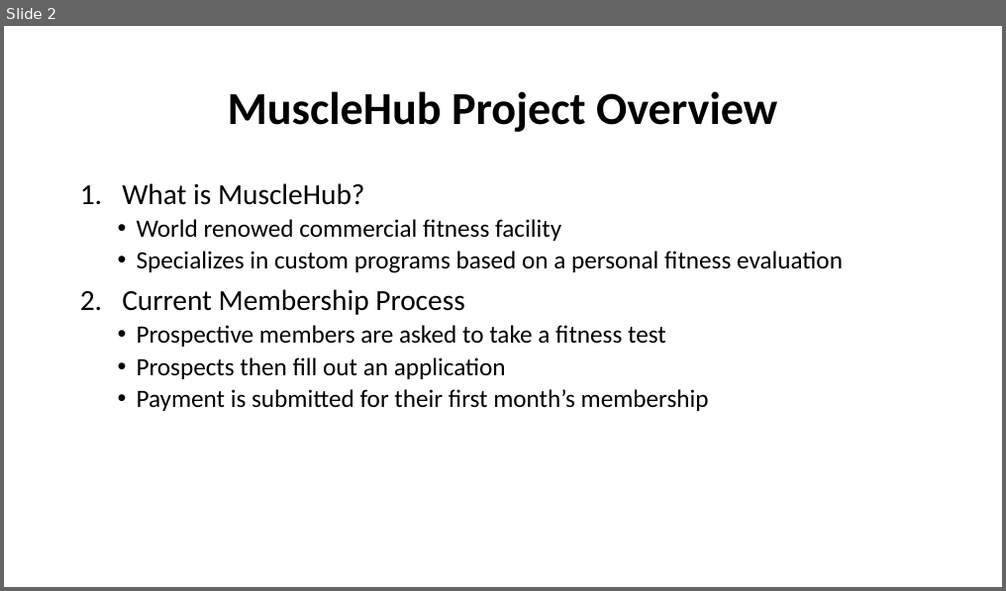
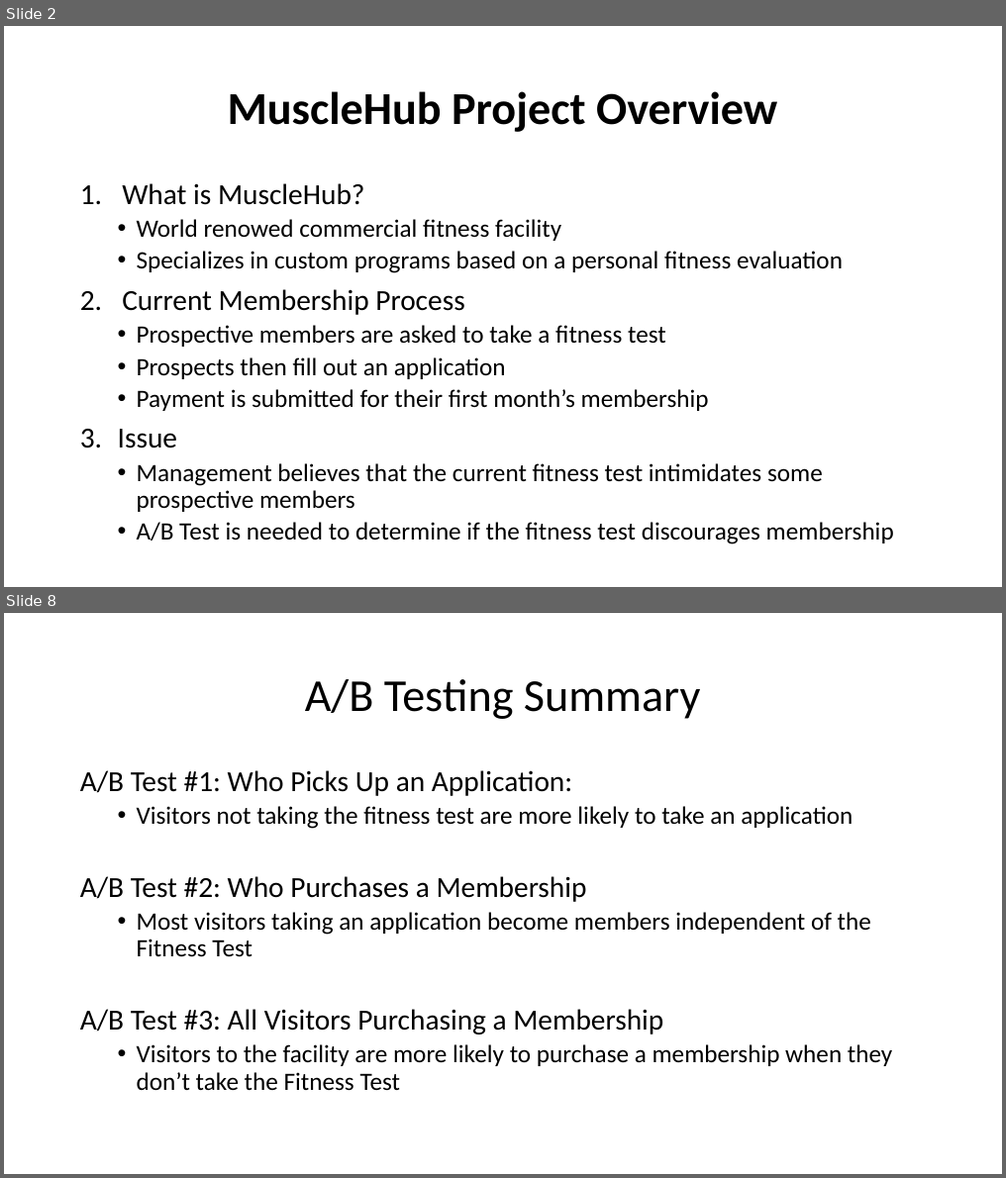
Before and after one commit to MJB4IT/Capstone-Project, a slide deck: Capstone Option 1 .pptx. Shown one above the other, each under a label of ours: slide 2 before the commit, slides 2 and 8 after it; the slides between them are not shown. The pictures are 1006x591 and 1006x1178 pixels, drawn with LibreOffice and Linux fonts; fonts in the diff are those of the drawing. Boxes give left, top, right and bottom in pixels: in the first picture for what was removed or moved away, otherwise in the second. Text is boxed around its words. In the diff, an @@ line names an element or a change of style, - is before the commit and + after.

```diff
--- a/Capstone Option 1 .pptx
+++ b/Capstone Option 1 .pptx
@@ slide 8 added at (4, 613, 1002, 1174), background #FFFFFF @@
@@ title added at (305, 679, 700, 719), 44 pt, text #000000 @@
+A/B Testing Summary
@@ text added at (80, 770, 892, 1091), 24 pt, text #000000 @@
+A/B Test #1: Who Picks Up an Application:
+  • Visitors not taking the fitness test are more likely to take an application
+A/B Test #2: Who Purchases a Membership
+  • Most visitors taking an application become members independent of the Fitness Test
+A/B Test #3: All Visitors Purchasing a Membership
+  • Visitors to the facility are more likely to purchase a membership when they don’t take the Fitness Test
@@ slide 2 changed as well @@
@@ text at (118, 429, 894, 545): paragraphs added @@
+3. Issue
+  • Management believes that the current fitness test intimidates some prospective members
+  • A/B Test is needed to determine if the fitness test discourages membership
```
Also in this commit, not shown: 7 other slides added, 1 slide removed.
